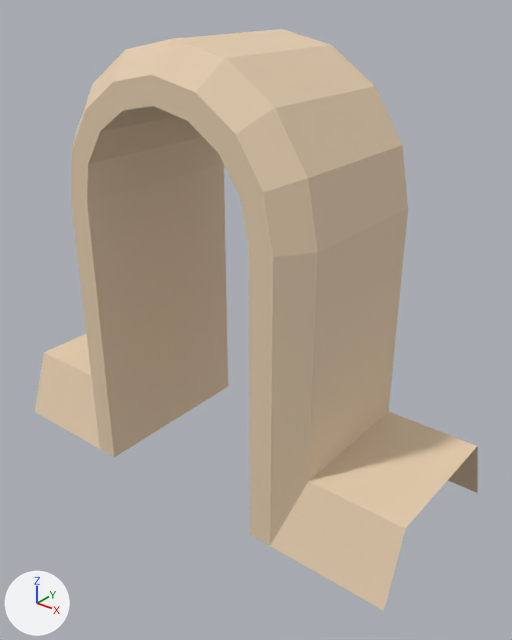
The glTF model public/LibraryCorridorDoors.glb as it was, and as the next commit left it.
Before and after are seen from a camera (50 mm lens) standing at (0.883, -0.434, 1.092) and looking at (0.062, 0.592, 0.456). Lighting does not change. The marker at lower left points along +X, +Y and +Z. The picture after the commit comes second. Where no turn or scale is listed for an object, it has been applied to the vertices.
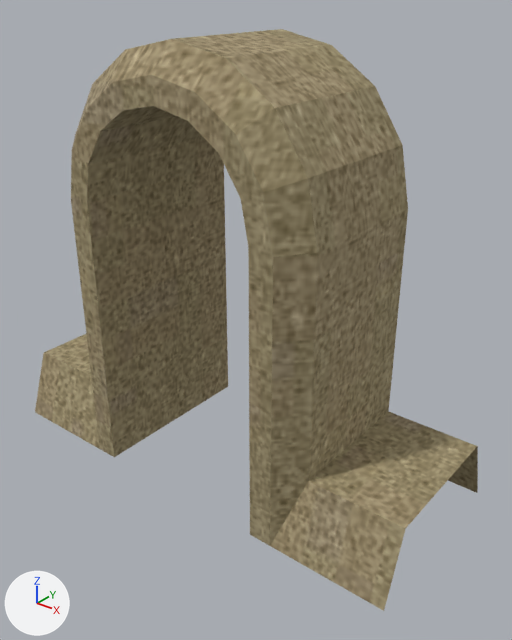
Edits to the bpy script that builds the scene:
```text
Add img_stonetrime:
    img_stonetrime = load_image('stoneTrime', '_unpacked/stoneTrime', 128, 128, 'sRGB')
Add mat_sandstonetrim:
    mat_sandstonetrim = principled_material('sandstonetrim')
    mat_sandstonetrim.texture = img_stonetrime
    mat_sandstonetrim.roughness = 1.0
Change me_object2_001:
    where me_object2_001.from_pydata(...)  # 74 vertices, 132 faces; spans x -0.5..0.5, y 0.3..0.7, z 0.0..0.9
    remove me_object2_001.materials.append(mat_sandstone_5_001)  # beige #e7cfb1
    add me_object2_001.materials.append(mat_sandstonetrim)  # picture img_stonetrime
```

Changed parts and their boxes (x1, y1, x2, y2) in the pictures (512 x 640 px):
'object2.001', recoloured (beige to brown): (35, 29, 478, 611) in both
